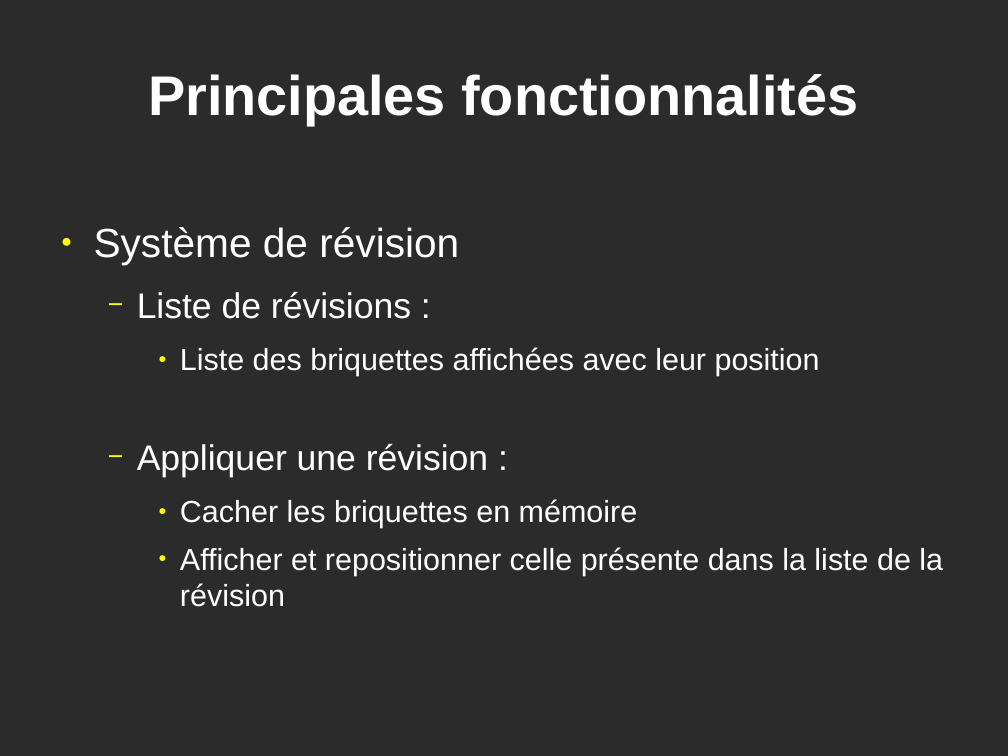
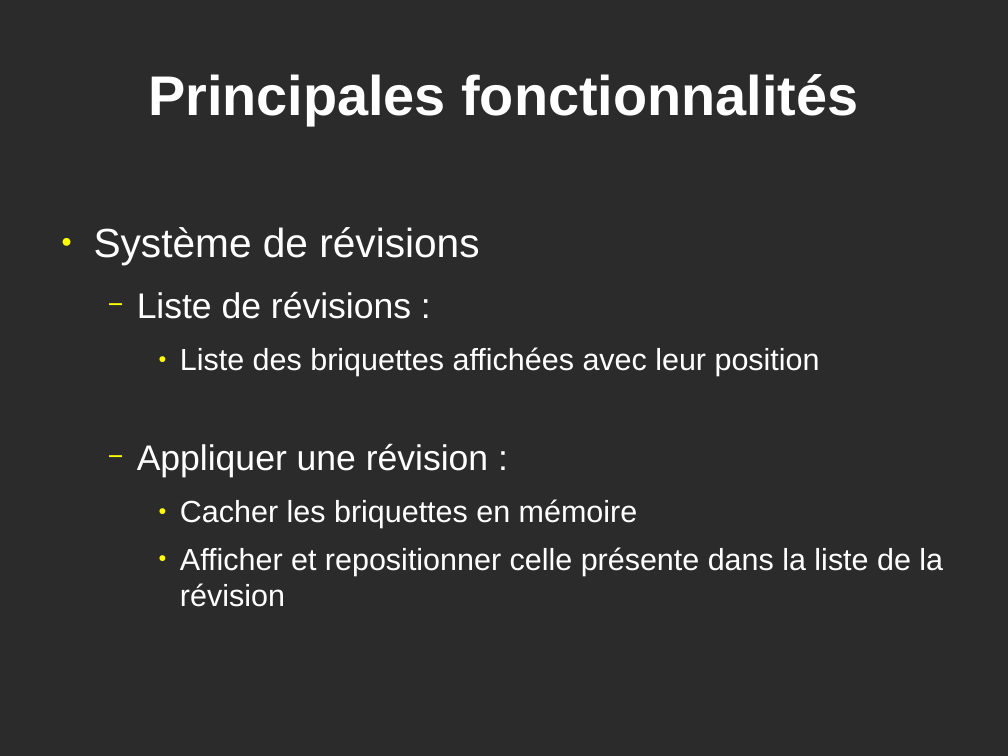
Before and after one commit to GuillaumeSmaha/BriquettePhysique, a slide deck: slide 12 of rapport/presentation/presentation_briquette.odp (slide 11 before the commit). Drawn at 1008x756 pixels with LibreOffice and Linux fonts; fonts in the diff are those of the drawing; background and template pictures are left out; a plain dark background stands for a picture behind light text. Boxes give left, top, right and bottom in pixels: in the first picture for what was removed or moved away, otherwise in the second. Text is boxed around its words. In the diff, an @@ line names an element or a change of style, - is before the commit and + after.

```diff
--- a/rapport/presentation/presentation_briquette.odp
+++ b/rapport/presentation/presentation_briquette.odp
@@ text at box(94, 227, 479, 264): text changed @@
-● Système de révision
+● Système de révisions
```
Also in this commit, not shown: 2 other slides changed, 3 slides added, 1 slide removed.
